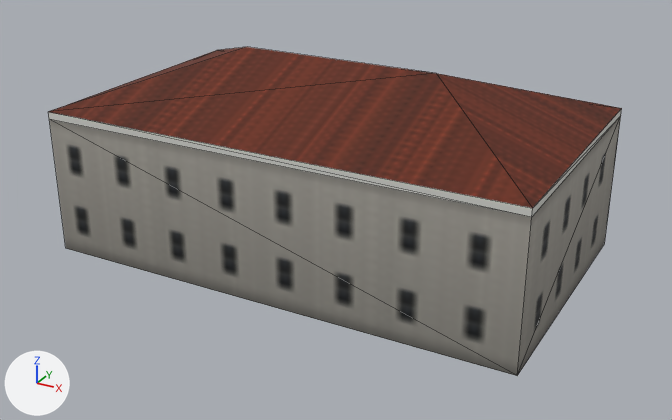
One commit to the glTF model assets/coronado_kit/buildings/civic/civ_city_hall/civic_civ_city_hall_far.glb: the scene before it, then after it.
Camera for both pictures: a 50 mm camera at (22.5, -41.0, 22.7) aimed at (0.9, -1.7, 3.0). Every picture has the same lights, and +X, +Y and +Z are marked at lower left. The first picture is the older version. Mesh edges are drawn as thin lines. Vertices at exactly the same position are counted once.

The first picture shows 'civic_civ_city_hall_far'.
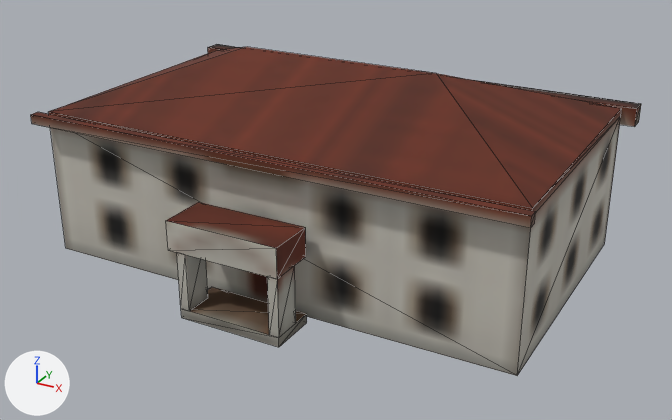
Changed parts and their boxes (x1, y1, x2, y2) in the pictures (672 x 420 px):
'civic_civ_city_hall_far', surface changed, reshaped (6% wider): before (48, 47, 622, 376); after (31, 44, 641, 376)
part 1 of me_civic_civ_city_hall_far, added: after (166, 202, 307, 347)
part 2 of me_civic_civ_city_hall_far, added: after (208, 44, 641, 127)
part 3 of me_civic_civ_city_hall_far, added: after (31, 112, 536, 228)
part 4 of me_civic_civ_city_hall_far, surface changed: (48, 47, 622, 376) in both
part 5 of me_civic_civ_city_hall_far, recoloured (light grey to white): (50, 116, 621, 376) in both

The change, as a list of edits to the scene's bpy script:
```text
Add img_bld_lod_color_png:
    img_bld_lod_color_png = load_image('bld_lod_color.png', '../../../textures/bld_lod_color.png', 2048, 2048, 'sRGB')
Change mat_bld_far:
    where n0 = _N.new('ShaderNodeBsdfPrincipled'); n0.name = 'Principled BSDF'
    n0.inputs[2].default_value: 0.9 -> 0.85  # 'Roughness'
    where n4 = _N.new('ShaderNodeTexImage'); n4.name = 'Image Texture'
    n4.image: img_far_color_png -> img_bld_lod_color_png
    add n4.extension = 'EXTEND'
Change me_civic_civ_city_hall_far:
    used by ob_civic_civ_city_hall_far; location = (0.0, 0.0, 0.0)
    remove me_civic_civ_city_hall_far.from_pydata(...)  # 14 vertices, 22 faces; spans x -13.0..13.0, y -7.5..7.5, z 0.0..10.6
    add me_civic_civ_city_hall_far.from_pydata(...)  # 59 vertices, 82 faces; spans x -13.7..13.8, y -10.5..8.5, z 0.0..10.6
    me_civic_civ_city_hall_far part 1: a new loose piece of 29 vertices spanning x -3.2..2.8, y -10.5..-8.0, z 0.0..5.0, in mat_bld_far
    me_civic_civ_city_hall_far part 2
    8 vertices are added at x -13.7..13.8, y 7.5..8.5, z 7.0..8.0
    10 new faces join them
    me_civic_civ_city_hall_far part 3
    8 vertices are added at x -13.2..13.3, y -8.5..-8.0, z 7.5..8.0
    10 new faces join them
    me_civic_civ_city_hall_far part 4: 22 kept faces spanning x -13.0..13.0, y -7.5..7.5, z 0.0..10.6 get new texture (UV) coordinates
    me_civic_civ_city_hall_far part 5: 8 kept faces spanning x -13.0..13.0, y -7.5..7.5, z 0.0..7.5 get new vertex colours; the middle colour goes from light grey #c4c3c1 to white #ffffff
```
